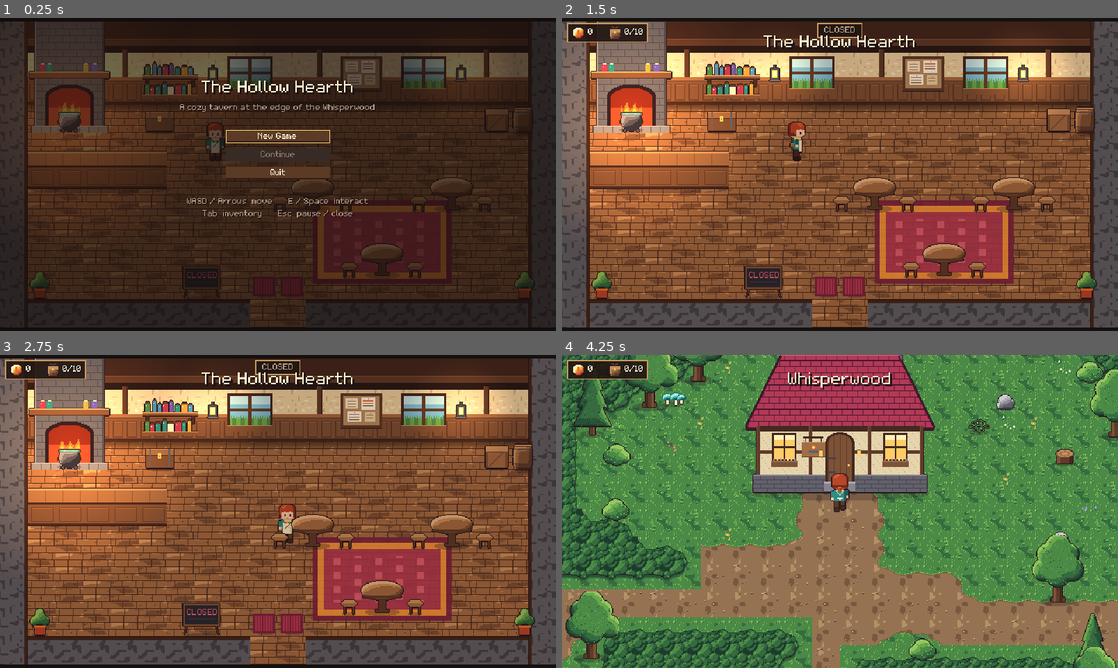
Above: before the commit, frames 1-4 (two rows, left to right).
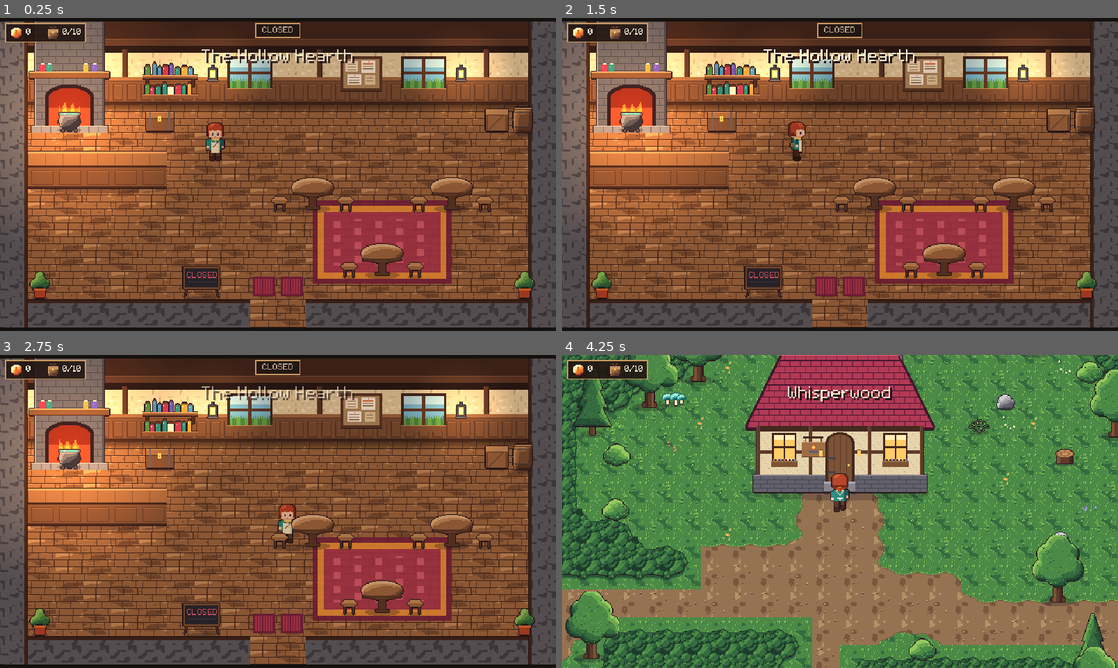
Above: after the commit, the same moments.

Repository: Fatavacado/The-Hollow-Hearth
Game: Godot game, scene res://tests/visual/capture_benchmark.tscn
Two runs of this game, one before a commit and one after it. Both use one fixed random seed, a clock stepped at 60 frames per second and the inputs below. This scene is started directly instead of the project's main scene. Sound files missing from this copy of the repository are replaced by a short silence.
Inputs (mouse positions are in pixels of both pictures, inside the frame that each line leads up to):
- Up to frame 1 (0.25 s): no input
- Up to frame 2 (1.5 s): click (840, 136) at 0.5 s, where only the run before the commit has a clickable "New Game"; move the mouse to (962, 158) at 1.27 s; hold D (move_right) from 1.28 s (still down); hold E (interact) from 1.28 s (still down); click (962, 158) at 1.42 s
- Up to frame 3 (2.75 s): tap Space at 1.52, 2.27 s; move the mouse to (166, 527) at 2.02 s; release D (move_right) at 2.03 s; release E (interact) at 2.03 s; hold S (move_down) from 2.03 s (still down); tap E (interact) at 2.1 s
- Up to frame 4 (4.25 s): move the mouse to (895, 442) at 2.77 s; release S (move_down) at 2.78 s; hold D (move_right) 2.78-3.53 s; hold E (interact) 2.78-3.53 s; move the mouse to (812, 574) at 3.52 s; hold W (move_up) from 3.53 s (still down); tap E (interact) at 3.6 s; click (812, 574) at 3.67 s; tap Space at 3.77 s

The runs differ from the first frame. In frame 1, 93% of the frame differs, in the area x 0-100%, y 1-99%; in frame 2, 1.1%; in frame 3, 1.1%; in frame 4, 0.9%.

Commit message:
docs(m5): playtest report, architecture, commands and how to play
- PLAYTEST_REPORT: what was tested and how, real-movement session
  numbers, issues fixed, known issues, human-playtest questions
- Architecture: saving, menus, audio, testing layers, decisions
- DEVELOPMENT: agent session, capture scenarios, asset regeneration
- README: status, controls, how a session goes
- Capture tool starts scenarios past the new title screen; menus
  scenario; location banner no longer overlaps the status chip

Co-Authored-By: Claude Opus 5.5 <noreply@anthropic.com>

Diff:
--- a/scenes/main/main.tscn
+++ b/scenes/main/main.tscn
@@ -44,8 +44,8 @@
 modulate = Color(1, 1, 1, 0)
 anchors_preset = 10
 anchor_right = 1.0
-offset_top = 18.0
-offset_bottom = 40.0
+offset_top = 34.0
+offset_bottom = 56.0
 grow_horizontal = 2
 horizontal_alignment = 1
 theme_type_variation = &"BannerLabel"
--- a/tests/visual/capture_benchmark.gd
+++ b/tests/visual/capture_benchmark.gd
@@ -20,12 +20,26 @@
 	main = MAIN_SCENE.instantiate()
 	add_child(main)
 	var scenario := _arg("--scenario=", "benchmark")
+	if scenario != "menus":
+		main.start_new_game()  # every other scenario starts in play, past the title
 	if has_method("_scenario_" + scenario):
 		await call("_scenario_" + scenario)
 	else:
 		push_error("unknown scenario " + scenario)
 	print("shots written to ", _out)
 	get_tree().quit()
+
+
+func _scenario_menus() -> void:
+	await get_tree().create_timer(0.6).timeout
+	await _shot("m5_01_title_screen")
+	main.start_new_game()
+	await get_tree().create_timer(2.8).timeout
+	main.pause_menu.open()
+	get_tree().paused = true
+	await _frames(3)
+	await _shot("m5_02_pause_menu")
+	get_tree().paused = false
 
 
 func _scenario_benchmark() -> void:
Binary file added: docs/screens/agent_post_upgrade_trip.png
Binary file added: docs/screens/cooking_panel.png
Binary file added: docs/screens/dishes_on_counter.png
Binary file added: docs/screens/gathering.png
Binary file added: docs/screens/guest_paid.png
Binary file added: docs/screens/guests_ordering.png
Binary file added: docs/screens/hidden_glade.png
Binary file added: docs/screens/pantry_inventory.png
Binary file added: docs/screens/title.png
Binary file added: docs/screens/upgrade_bought.png
Not shown, changed: docs/ARCHITECTURE.md
Not shown, changed: docs/ASSET_PROVENANCE.md
(and 3 more such lines)
